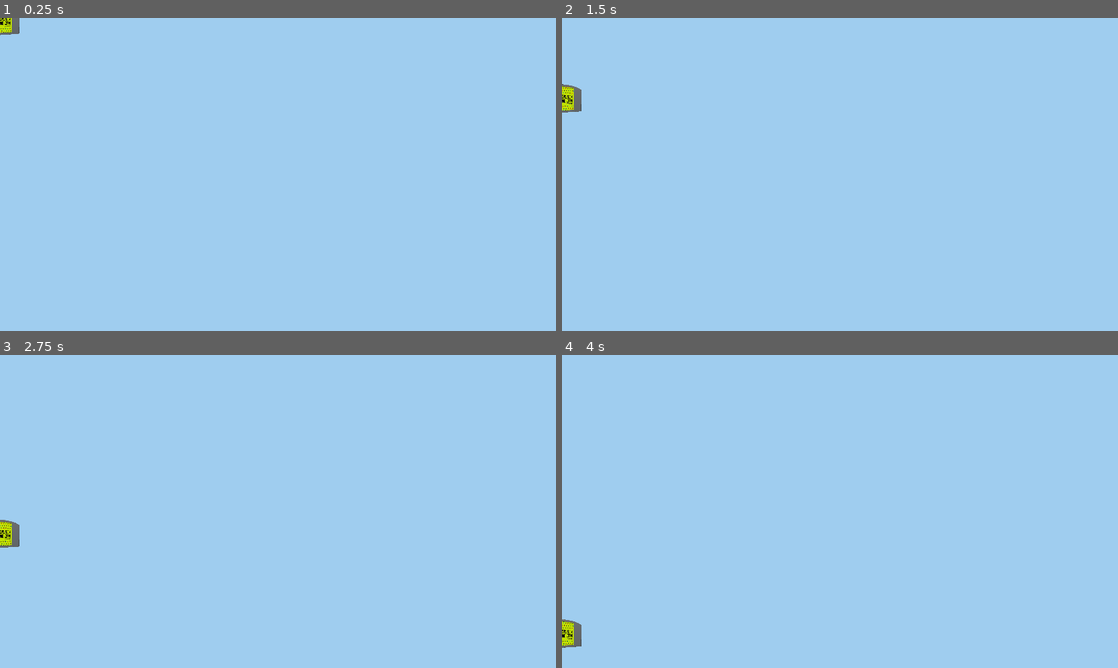
Above: before the commit, frames 1-4 (two rows, left to right).
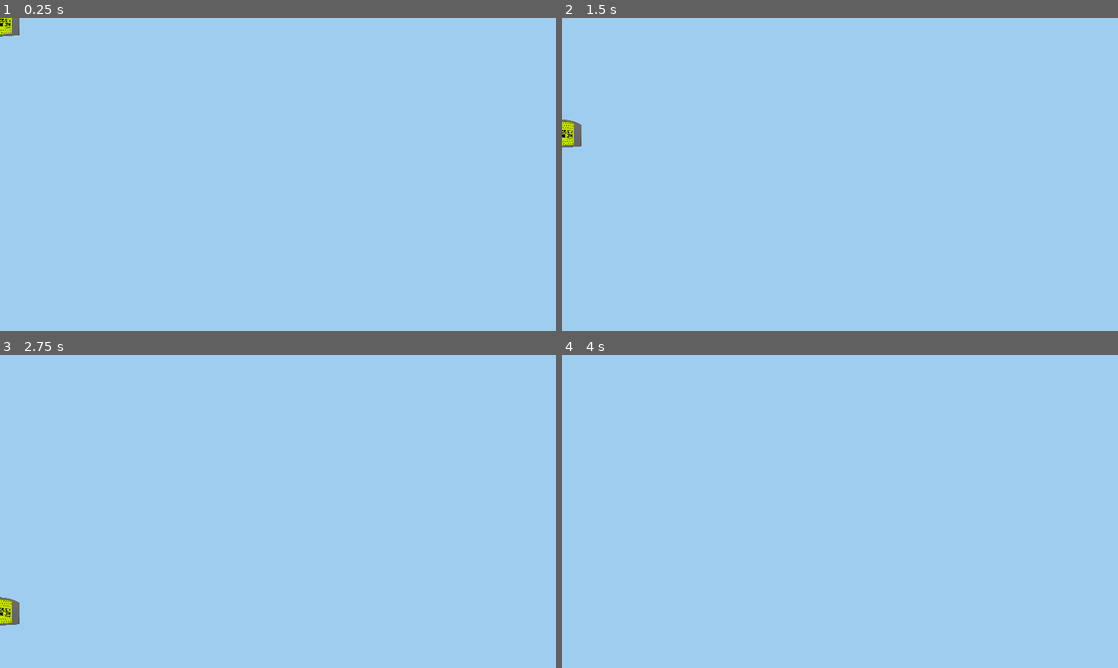
Above: after the commit, the same moments.

Repository: Giildo/game-jam-2023
Game: Godot game, scene res://blocs/gamer/game.tscn
Two runs of this game, one before a commit and one after it. Both use one fixed random seed, a clock stepped at 60 frames per second and the inputs below. This scene is started directly instead of the project's main scene. The engine's default icon, where the game draws it, is replaced by a stand-in: a white triangle on a blue panel in a dark square.
Inputs:
- Up to frame 1 (0.25 s): no input
- Up to frame 2 (1.5 s): no input
- Up to frame 3 (2.75 s): no input
- Up to frame 4 (4 s): no input

The runs differ from the first frame. In frame 1, less than 0.1% of the frame differs, in the area x 0-4%, y 0-6%; in frame 2, 0.6%, in the area x 0-4%, y 21-42%; in frame 3, 0.6%; in frame 4, 0.3%.

Commit message:
Equilibrage G@mer

Diff:
--- a/blocs/gamer/game.tscn
+++ b/blocs/gamer/game.tscn
@@ -1,9 +1,22 @@
-[gd_scene load_steps=3 format=2]
+[gd_scene load_steps=4 format=2]
 
 [ext_resource path="res://blocs/bloc.tscn" type="PackedScene" id=1]
 [ext_resource path="res://blocs/gamer/game.png" type="Texture" id=2]
 
+[sub_resource type="PhysicsMaterial" id=1]
+friction = 0.8
+rough = true
+bounce = 0.7
+
 [node name="Bloc" instance=ExtResource( 1 )]
+mass = 20.0
+physics_material_override = SubResource( 1 )
+angular_damp = 6.0
+multi_velocity = Vector2( 1000, 800 )
+multi_rotate = 750000
+basic_fall_speed = 0.5
+floor_lin_damp = 2.0
+floor_ang_damp = 2.0
 
 [node name="CollisionPolygon2D" parent="." index="0"]
 polygon = PoolVector2Array( 232, 119, 206, 106, 168, 100, 130, 102, 98, 111, 99, 201, 232, 193 )
--- a/blocs/gamer/gamepad.tscn
+++ b/blocs/gamer/gamepad.tscn
@@ -1,9 +1,22 @@
-[gd_scene load_steps=3 format=2]
+[gd_scene load_steps=4 format=2]
 
 [ext_resource path="res://blocs/bloc.tscn" type="PackedScene" id=1]
 [ext_resource path="res://blocs/gamer/gamepad.png" type="Texture" id=2]
 
+[sub_resource type="PhysicsMaterial" id=1]
+friction = 0.5
+bounce = 0.1
+absorbent = true
+
 [node name="Bloc" instance=ExtResource( 1 )]
+mass = 20.0
+physics_material_override = SubResource( 1 )
+angular_damp = 6.0
+multi_velocity = Vector2( 3000, 800 )
+multi_rotate = 800000
+basic_fall_speed = 0.5
+floor_lin_damp = 1.0
+floor_ang_damp = 1.0
 
 [node name="CollisionPolygon2D" parent="." index="0"]
 polygon = PoolVector2Array( 264, 101, 253, 91, 250, 86, 240, 79, 221, 74, 213, 75, 207, 80, 144, 78, 141, 74, 130, 70, 108, 74, 91, 82, 88, 90, 79, 97, 60, 152, 53, 195, 58, 221, 67, 233, 82, 237, 92, 233, 108, 215, 125, 197, 220, 189, 235, 209, 249, 218, 264, 210, 271, 198, 276, 177, 275, 148 )
--- a/blocs/gamer/vita.tscn
+++ b/blocs/gamer/vita.tscn
@@ -1,9 +1,22 @@
-[gd_scene load_steps=3 format=2]
+[gd_scene load_steps=4 format=2]
 
 [ext_resource path="res://blocs/bloc.tscn" type="PackedScene" id=1]
 [ext_resource path="res://blocs/gamer/vita.png" type="Texture" id=2]
 
+[sub_resource type="PhysicsMaterial" id=1]
+friction = 0.8
+bounce = 0.6
+absorbent = true
+
 [node name="Bloc" instance=ExtResource( 1 )]
+position = Vector2( 0, 1 )
+mass = 10.0
+physics_material_override = SubResource( 1 )
+multi_velocity = Vector2( 2000, 800 )
+multi_rotate = 750000
+basic_fall_speed = 0.8
+floor_lin_damp = 1.0
+floor_ang_damp = 1.5
 
 [node name="CollisionPolygon2D" parent="." index="0"]
 polygon = PoolVector2Array( 235, 88, 81, 108, 63, 119, 52, 136, 47, 159, 48, 181, 54, 194, 66, 203, 78, 206, 235, 201, 256, 194, 273, 179, 282, 160, 283, 140, 279, 118, 268, 102, 254, 92 )
